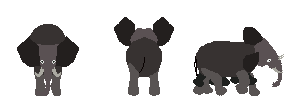
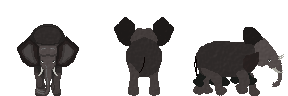
Layers edited between the first and the second 288x96 image:
painted on "F4 (150ms) (replace)" over (x1=17, y1=19, x2=282, y2=96)
painted on "F3 (150ms) (replace)" over (x1=17, y1=17, x2=282, y2=94)
painted on "F2 (150ms) (replace)" over (x1=17, y1=19, x2=282, y2=96)
painted on "F1 (150ms) (replace)" over (x1=17, y1=17, x2=282, y2=94)
